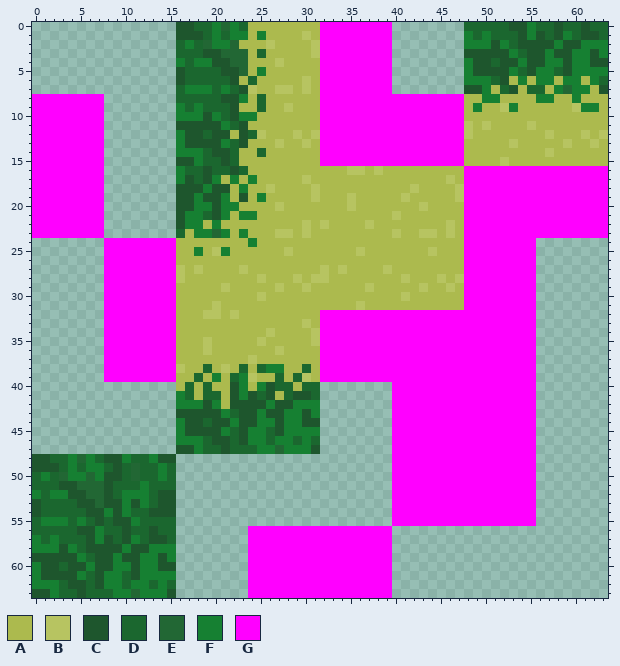
Two versions of one pixel-art sprite, screwbox-core/src/main/resources/assets/autotiles/grass.png. Above is the file before it was changed.
The file is 64x64 pixels.
Palette (. is transparent): A #acba4e  B #b7c461  C #1e562d  D #1b672f  E #226734  F #168032  G #ff00ff
Pixels before (only the part around the change), first column x 0:
 0 ................CCDDFEFDAAAAA
 1 ................CCCDFDFFAFAAA
 2 ................DFDEFFEAAABAA
 3 ................DDDCCEEEADAAA
 4 ................FDFFCCEEAAABA
 5 ................CDDDDCCEAFAAA
 6 ................CDDDDDCADAAAA
 7 ................DFFFDFDCBAABB
 8 GGGGGGGG........DDDDDCCFADAAA
 9 GGGGGGGG........FDFDDDCAADAAB
10 GGGGGGGG........FFFCFDCFFAAAA
11 GGGGGGGG........CCCCCFDCAAAAA
12 GGGGGGGG........FCCDCCACDBAAA
13 GGGGGGGG........FCCCCFDCAAABA
14 GGGGGGGG........FFFDCCDAADAAA
15 GGGGGGGG........CCFDDCDAAAAAA
16 GGGGGGGG........FDDCDDCDAAAAA
17 GGGGGGGG........FCDCFAFAFAAAA
18 GGGGGGGG........CCCFCCAFAABAA
19 GGGGGGGG........CCFCCFACAFAAA
20 GGGGGGGG........CCFFCFFAAAABA
And afterwards:
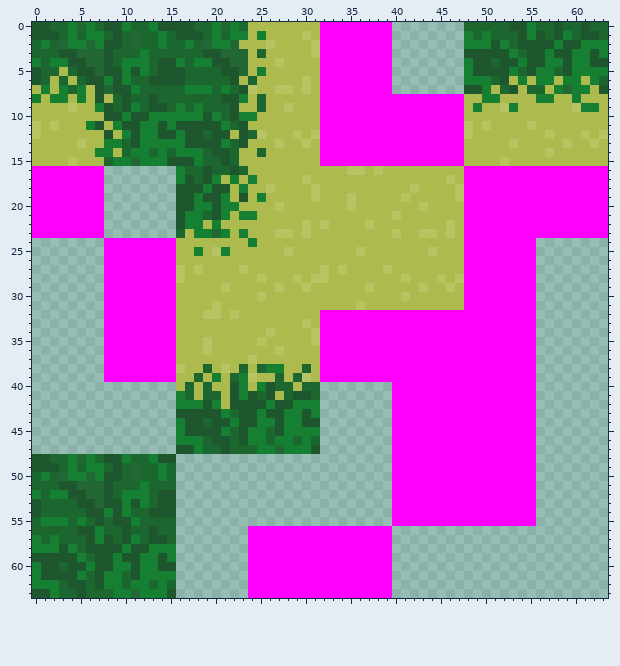
Diff:
y 0: x 0..15 ................ -> CCDDFEFDCCFDDFCC
y 1: x 0..15 ................ -> CCCDFDFFDCDEDDFD
y 2: x 0..15 ................ -> DFDEFFEFCCDEDDFD
y 3: x 0..15 ................ -> DDDCCEEECDDDFDDD
y 4: x 0..15 ................ -> FDFFCCEECDFFFDCC
y 5: x 0..15 ................ -> CDDADCCECCFCFDCC
y 6: x 0..15 ................ -> CDADADCCFCFDDCCC
y 7: x 0..15 ................ -> AFAFDFACDCCFDDDD
y 8: x 0..15 GGGGGGGG........ -> FAFFAFACADCDDCDD
y 9: x 0..15 GGGGGGGG........ -> AAAABAAFCDCFDCCD
y 10: x 0..15 GGGGGGGG........ -> AAAAAAAACCFCCFFF
y 11: x 0..15 GGGGGGGG........ -> BABAAAFCAFCCFFCF
y 12: x 0..15 GGGGGGGG........ -> BAAAAAAACAFCFFCC
y 13: x 0..15 GGGGGGGG........ -> AAAAABAAFFDCFFFF
y 14: x 0..15 GGGGGGGG........ -> AAAAAAAFFADFFDFD
y 15: x 0..15 GGGGGGGG........ -> AAAABAAADFFEFFFC
Pixel boxes of the changes (left, top, right, bottom) in both pictures:
changed: (32, 22, 176, 166)
